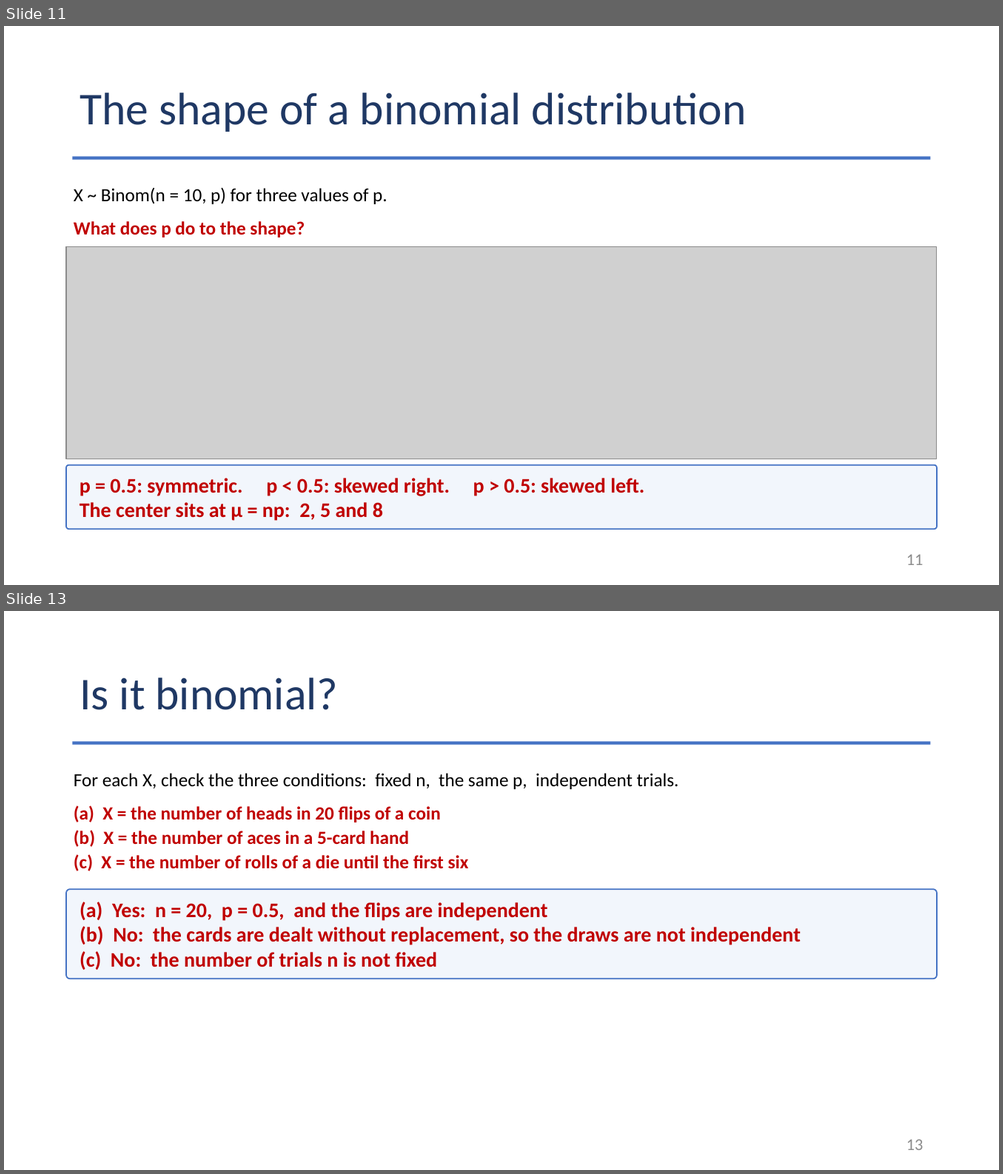
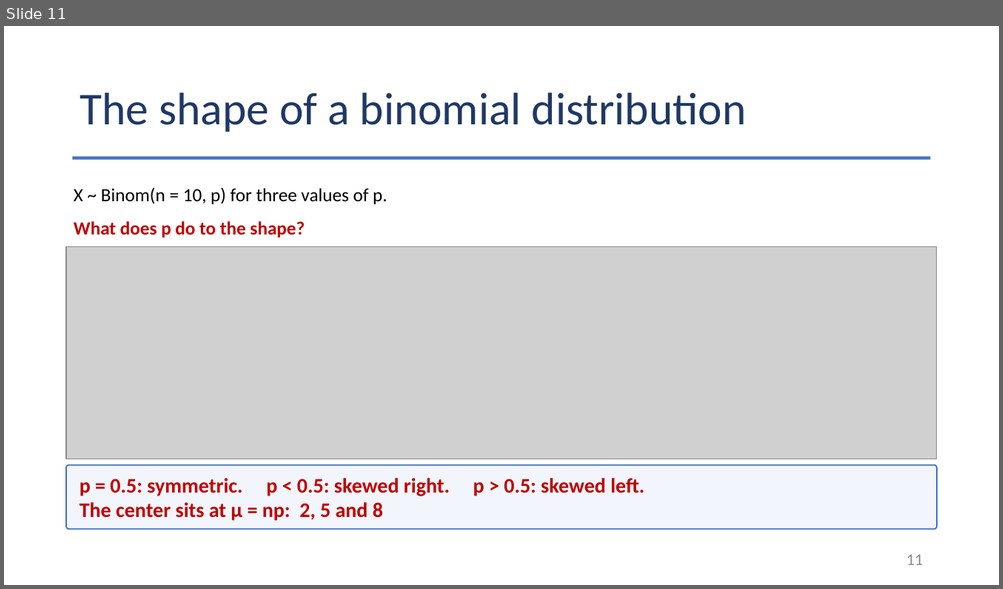
Before and after one commit to Jarred6068/UI_STAT251-03_Spring_2024, a slide deck: docs/lecture_slides/Week 7/2026/Week7_Lecture16_Slides_10_7_2026.pptx. Shown one above the other, each under a label of ours: slides 11 and 13 before the commit, slide 11 after it; the slides between them are not shown. The pictures are 1003x1174 and 1003x589 pixels, drawn with LibreOffice and Linux fonts; fonts in the diff are those of the drawing; grey boxes stand for pictures. Boxes give left, top, right and bottom in pixels: in the first picture for what was removed or moved away, otherwise in the second. Text is boxed around its words. In the diff, an @@ line names an element or a change of style, - is before the commit and + after.

```diff
--- a/docs/lecture_slides/Week 7/2026/Week7_Lecture16_Slides_10_7_2026.pptx
+++ b/docs/lecture_slides/Week 7/2026/Week7_Lecture16_Slides_10_7_2026.pptx
@@ slide 13 removed at [4, 611, 999, 1170], background #FFFFFF @@
@@ title removed at [79, 678, 338, 710] @@
-Is it binomial?
@@ rectangle removed at [73, 741, 930, 744] @@
@@ text removed at [74, 773, 679, 789] @@
-For each X, check the three conditions: fixed n, the same p, independent trials.
@@ text removed at [74, 806, 469, 871] @@
-(a) X = the number of heads in 20 flips of a coin
-(b) X = the number of aces in a 5-card hand
-(c) X = the number of rolls of a die until the first six
@@ rounded rectangle removed at [66, 889, 936, 979] @@
-(a) Yes: n = 20, p = 0.5, and the flips are independent
-(b) No: the cards are dealt without replacement, so the draws are not independent
-(c) No: the number of trials n is not fixed
@@ page number removed at [906, 1139, 923, 1150] @@
-13
```
Also in this commit, not shown: 1 slide changed, 10 other slides removed, 27 other files.
